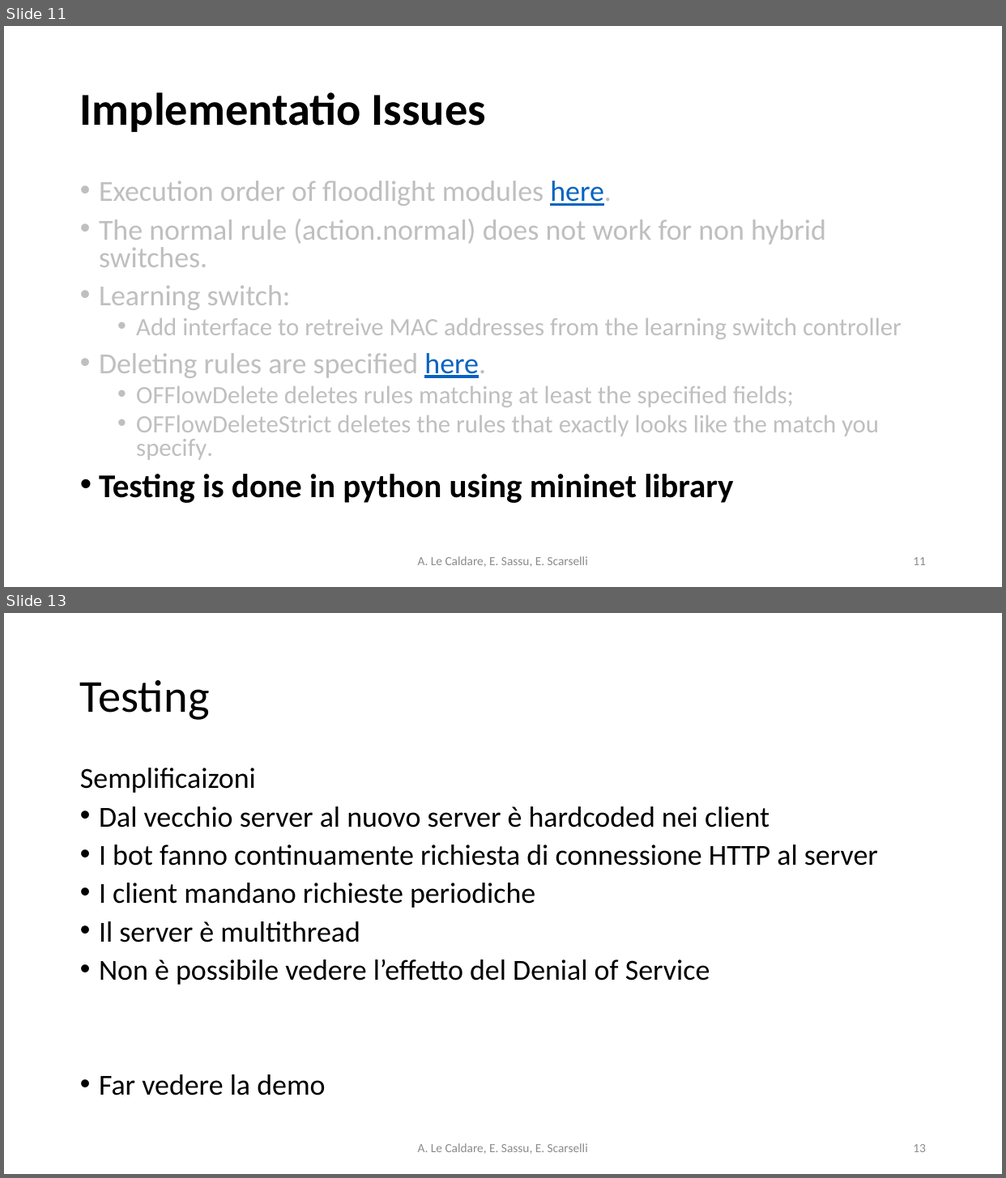
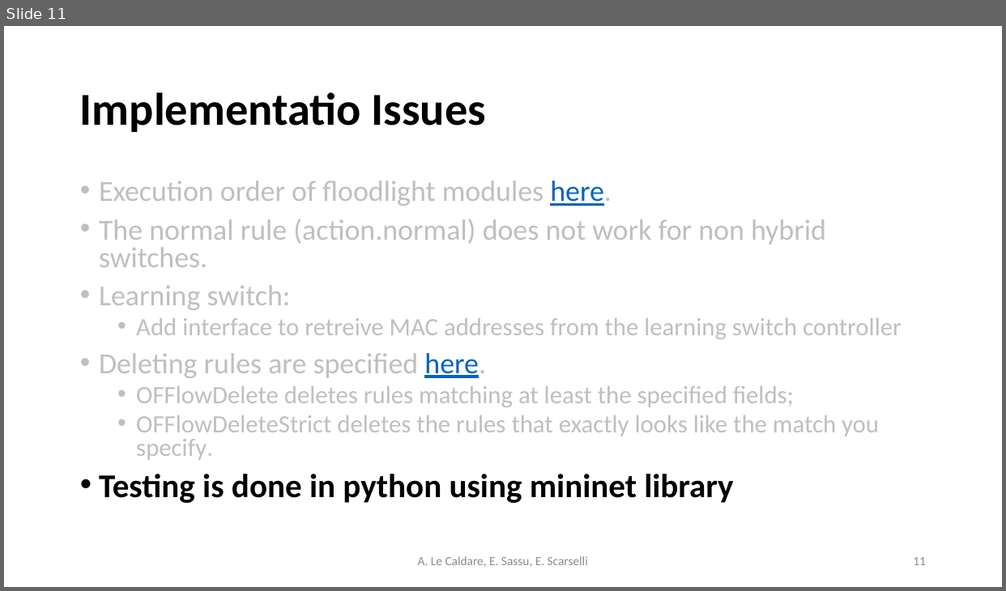
Before and after one commit to psoftware/ddosdefence-floodlight-controller, a slide deck: Docs/DDoSDefence.pptx. Shown one above the other, each under a label of ours: slides 11 and 13 before the commit, slide 11 after it; the slides between them are not shown. The pictures are 1006x1178 and 1006x591 pixels, drawn with LibreOffice and Linux fonts; fonts in the diff are those of the drawing. Boxes give left, top, right and bottom in pixels: in the first picture for what was removed or moved away, otherwise in the second. Text is boxed around its words. In the diff, an @@ line names an element or a change of style, - is before the commit and + after.

```diff
--- a/Docs/DDoSDefence.pptx
+++ b/Docs/DDoSDefence.pptx
@@ slide 13 removed at <box>4,613,1002,1174</box>, background #FFFFFF @@
@@ title removed at <box>80,680,210,720</box> @@
-Testing
@@ text removed at <box>80,768,878,1096</box> @@
-Semplificaizoni
-• Dal vecchio server al nuovo server è hardcoded nei client
-• I bot fanno continuamente richiesta di connessione HTTP al server
-• I client mandano richieste periodiche
-• Il server è multithread
-• Non è possibile vedere l’effetto del Denial of Service
-• Far vedere la demo
@@ text removed at <box>418,1144,588,1154</box> @@
-A. Le Caldare, E. Sassu, E. Scarselli
@@ page number removed at <box>913,1144,926,1152</box> @@
-13
```
Also in this commit, not shown: 1 slide changed, 5 slides added.
